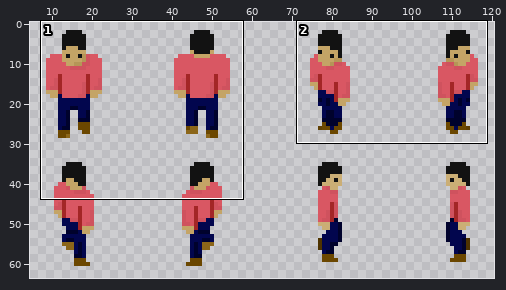
Two states of a sprite sheet, Assets/Sprites/player-spritesheet_new5.png. The picture above shows the old version from afar; the outline marks the close-up.
Close-up. Before the edit:
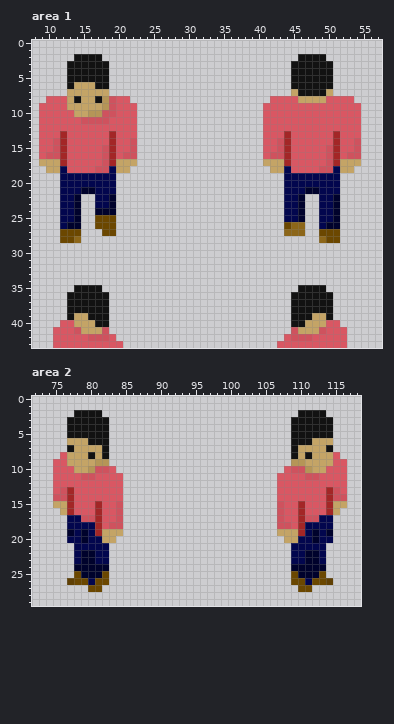
The file is 128x64 pixels. Shown: area 1: x 8..57, y 0..43; area 2: x 72..118, y 0..29. The wide view leaves out empty margins.
After:
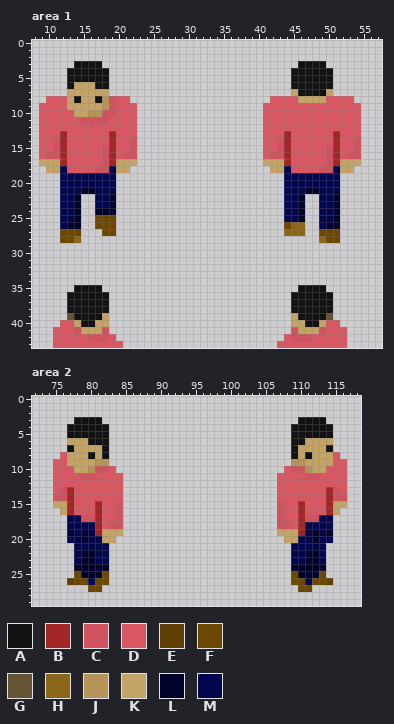
Palette (. is transparent): A #121212  B #a32626  C #cf525e  D #d95763  E #604004  F #6b4700  G #655433  H #8c6619  J #b59557  K #c4a466  L #00022c  M #02064e
Commit message: made player animation more consistent
Difference:
Area 1:
The edit turns colour K into colour A in row 39 at x 14 to 15 and 48 to 49; in row 40 at x 15 to 16 and 47 to 48.
The edit turns colour A into colour G in row 39 at x 13 and 50.
The edit turns colour A into colour K in row 39 at x 18 and 45; in row 40 at x 17 to 18 and 45 to 46.
Colour A is gone in row 2 at x 14 to 17 and 46 to 49; in row 3 at x 13, 18, 45 and 50.
Area 2:
The edit turns colour A into colour K in row 6 at x 111.
Colour A is gone in row 2 at x 78 to 81 and 110 to 113; in row 3 at x 77, 82, 109 and 114.
Where, in picture pixels (left, top, right, bottom), the same in both close-ups:
erased: (67, 54, 109, 68)
erased: (291, 54, 333, 68)
changed: (67, 313, 109, 327)
changed: (291, 313, 333, 327)
erased: (67, 410, 109, 424)
changed: (291, 410, 333, 445)
